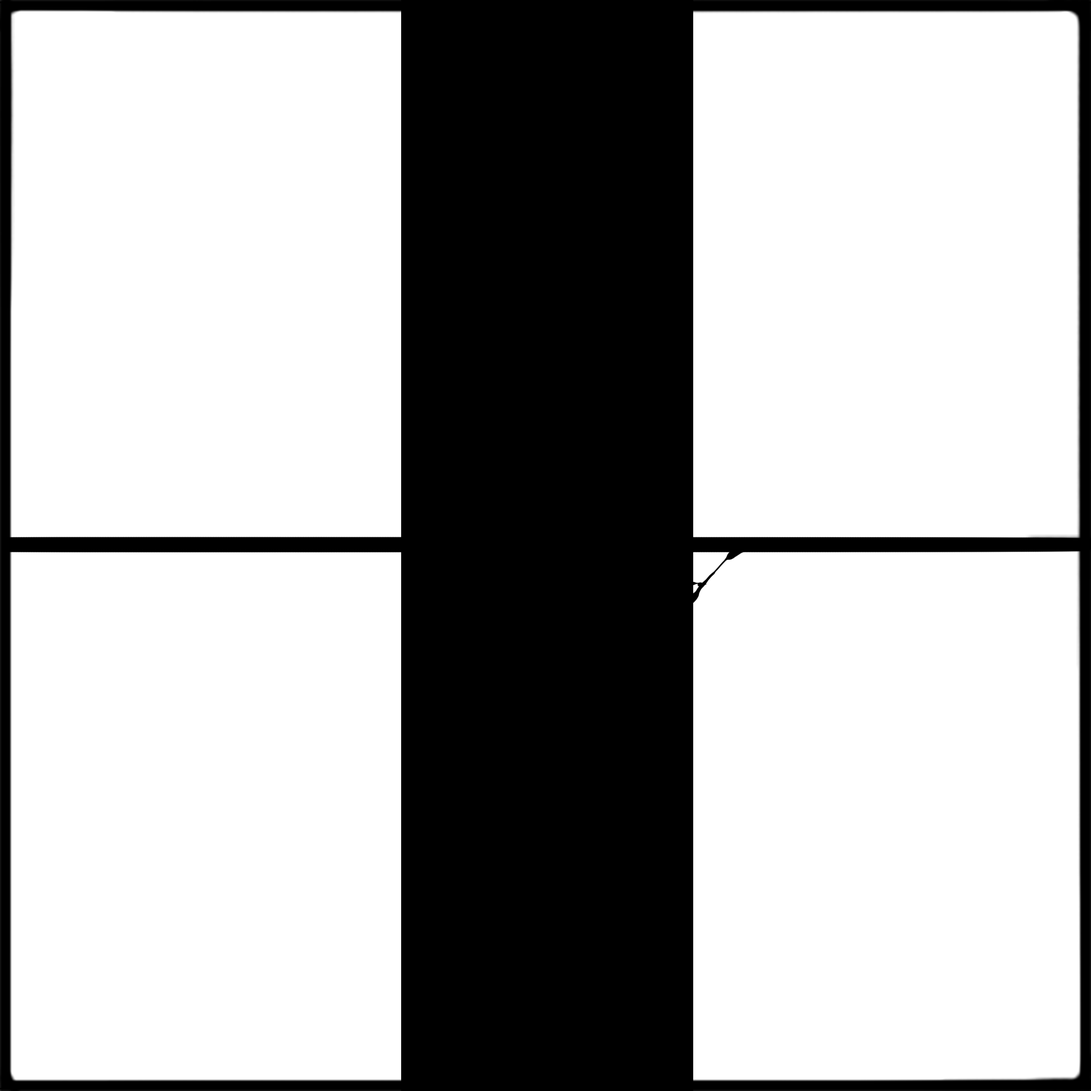
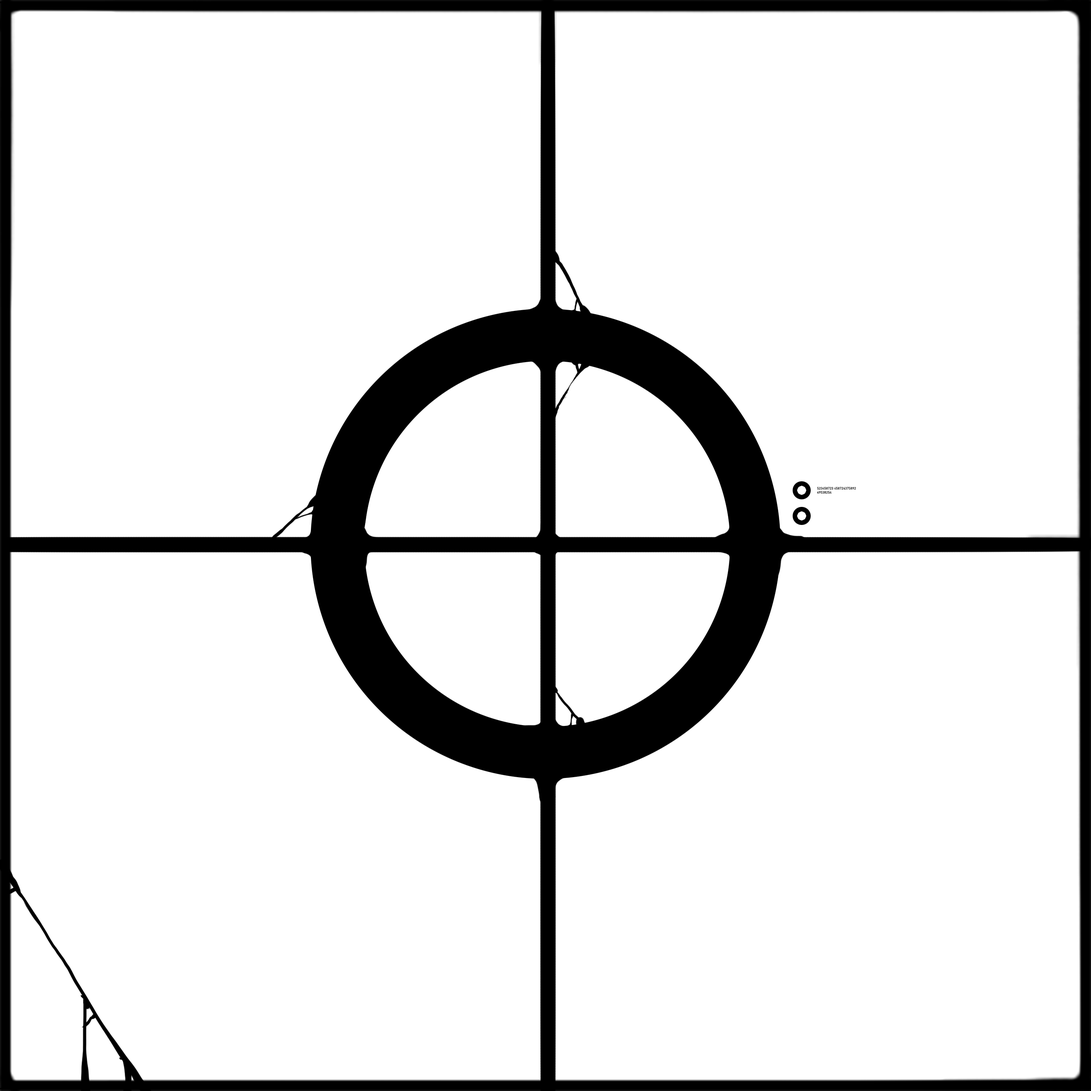
Revision of a layered w=1091, h=1091 image; what changed, layer by layer:
added group "Group 1" with 6 layers above "Background" over [left=0, top=246, right=857, bottom=1091]
added layer "Layer 4" in group "Group 1" over [left=0, top=246, right=600, bottom=1091]
added layer "523458723 458724375892 49538254" in group "Group 1" over [left=817, top=486, right=857, bottom=495]
added layer "Layer 3 copy" in group "Group 1" over [left=793, top=481, right=812, bottom=500]
added layer "Layer 3" in group "Group 1" over [left=793, top=507, right=812, bottom=526]
moved "Layer 2" into group "Group 1", painted on it over [left=289, top=287, right=808, bottom=807]
moved "Layer 1" into group "Group 1", painted on it over [left=310, top=0, right=781, bottom=1091]
